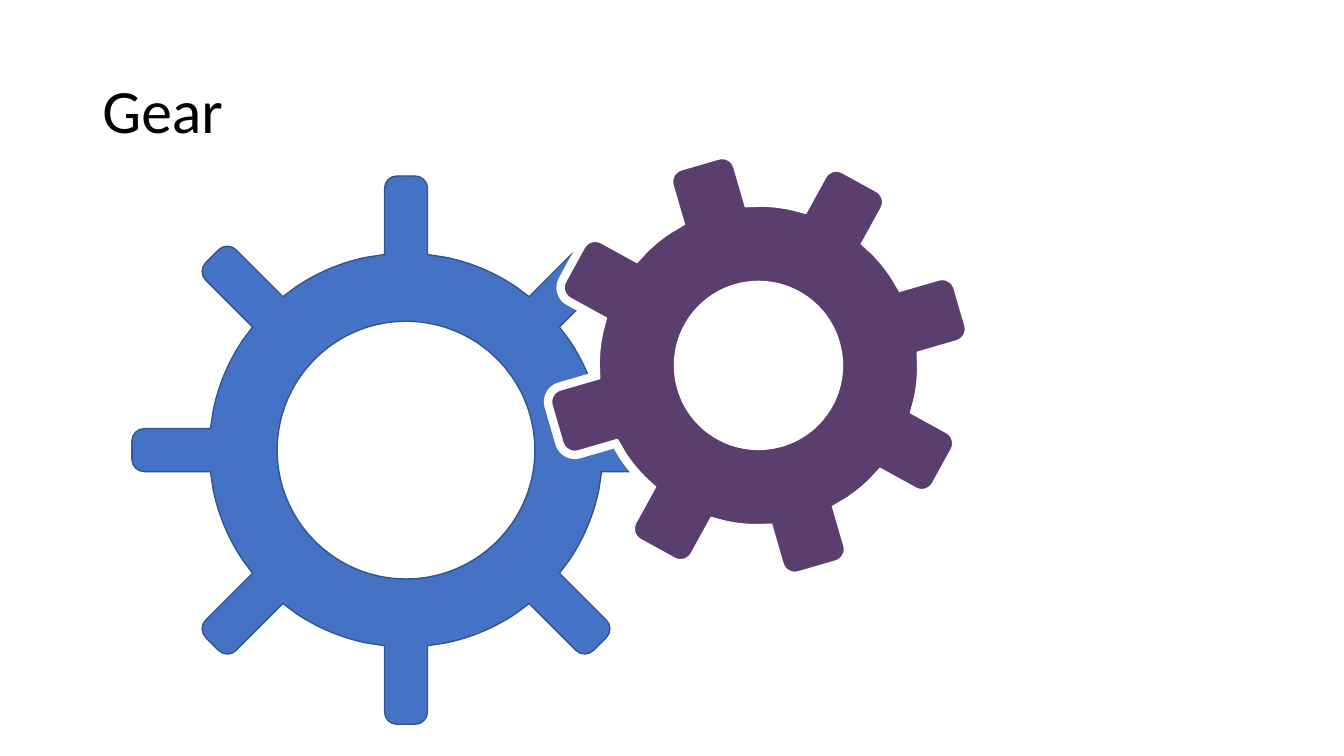
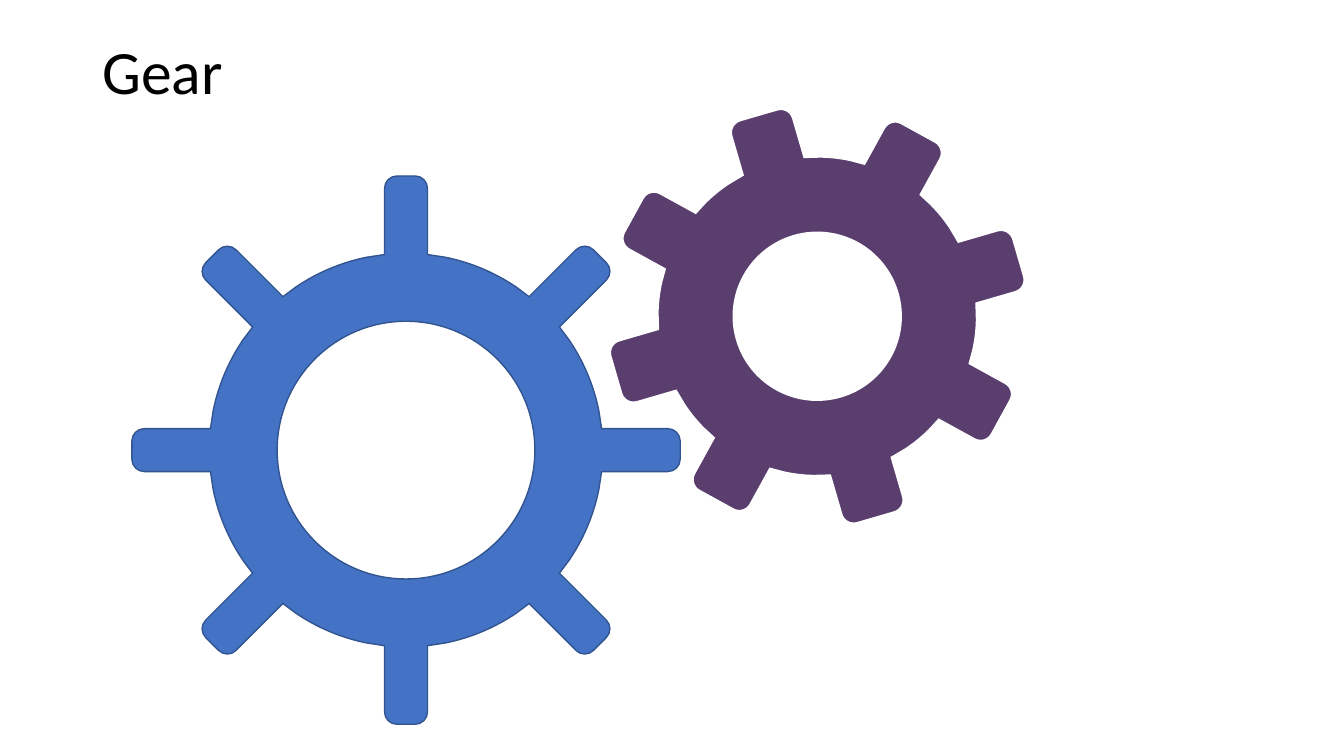
Before and after one commit to MillerMark/CodeRushed-1, a slide deck: slide 11 of Design Notes/Game 1 - Vector Artwork.pptx (slide 3 before the commit). Drawn at 1344x756 pixels with LibreOffice and Linux fonts; fonts in the diff are those of the drawing. Boxes give left, top, right and bottom in pixels: in the first picture for what was removed or moved away, otherwise in the second. Text is boxed around its words. In the diff, an @@ line names an element or a change of style, - is before the commit and + after.

```diff
--- a/Design Notes/Game 1 - Vector Artwork.pptx
+++ b/Design Notes/Game 1 - Vector Artwork.pptx
@@ title "Gear" moved from (x1=102, y1=93, x2=222, y2=134) to (x1=102, y1=54, x2=222, y2=95) @@
@@ freeform shape moved from (x1=495, y1=101, x2=1022, y2=629) to (x1=554, y1=53, x2=1081, y2=580) @@
```
Also in this commit, not shown: 16 slides added, 1 slide removed, 2 other files.
